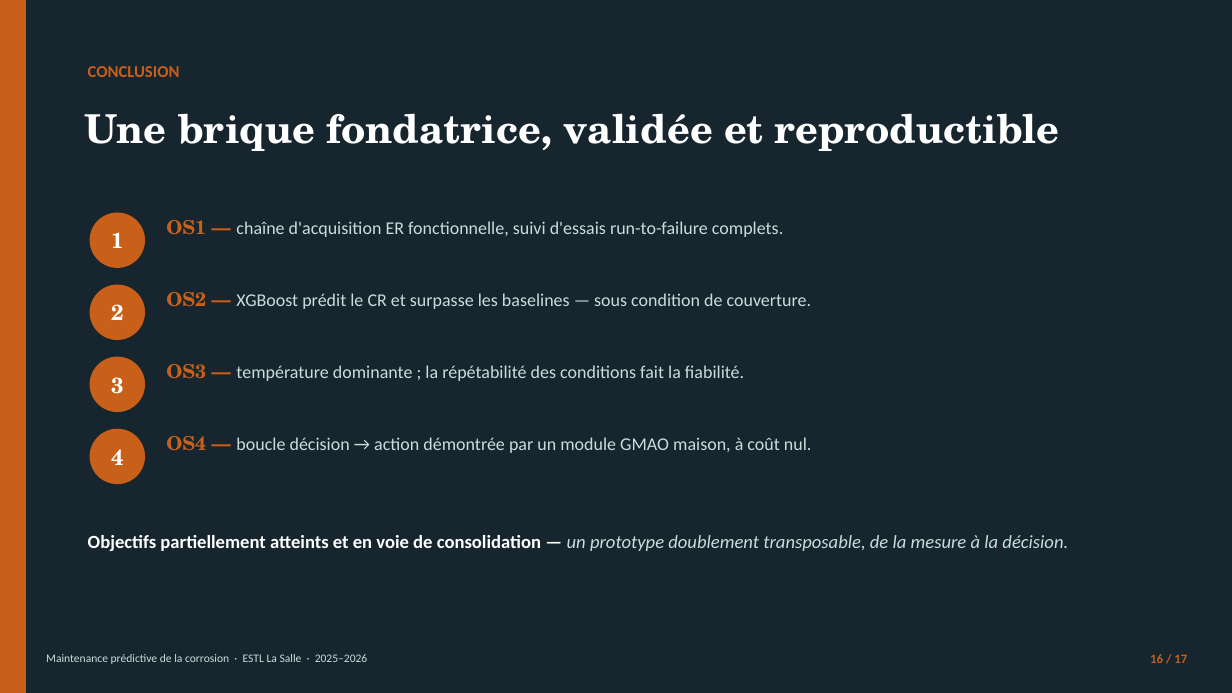
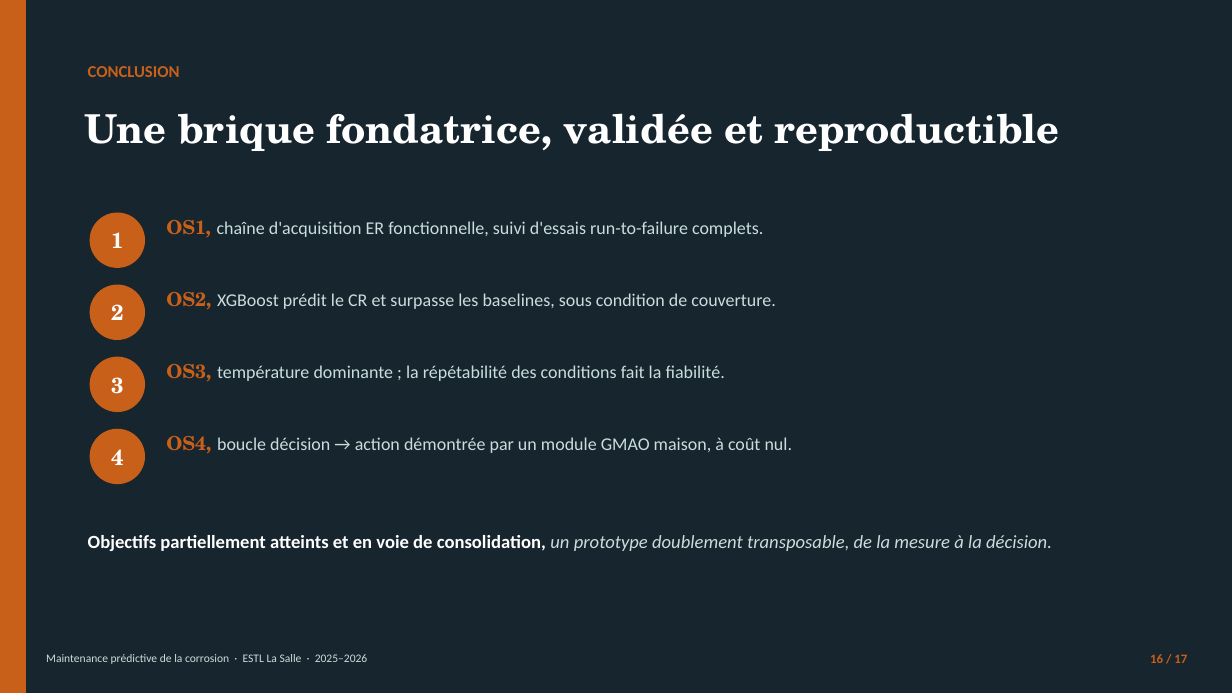
Before and after one commit to londola13/predictive-maintenance-corrosion, a slide deck: slide 16 of soutenance/Soutenance_Corrosion_BATOUMBI.pptx. Drawn at 1232x693 pixels with LibreOffice and Linux fonts; fonts in the diff are those of the drawing. Boxes give left, top, right and bottom in pixels: in the first picture for what was removed or moved away, otherwise in the second. Text is boxed around its words. In the diff, an @@ line names an element or a change of style, - is before the commit and + after.

```diff
--- a/soutenance/Soutenance_Corrosion_BATOUMBI.pptx
+++ b/soutenance/Soutenance_Corrosion_BATOUMBI.pptx
@@ text at (x1=166, y1=220, x2=763, y2=237): text changed @@
-OS1 — chaîne d'acquisition ER fonctionnelle, suivi d'essais run-to-failure complets.
+OS1, chaîne d'acquisition ER fonctionnelle, suivi d'essais run-to-failure complets.
@@ text at (x1=166, y1=292, x2=776, y2=310): text changed @@
-OS2 — XGBoost prédit le CR et surpasse les baselines — sous condition de couverture.
+OS2, XGBoost prédit le CR et surpasse les baselines, sous condition de couverture.
@@ text at (x1=166, y1=364, x2=725, y2=382): text changed @@
-OS3 — température dominante ; la répétabilité des conditions fait la fiabilité.
+OS3, température dominante ; la répétabilité des conditions fait la fiabilité.
@@ text at (x1=166, y1=436, x2=793, y2=454): text changed @@
-OS4 — boucle décision → action démontrée par un module GMAO maison, à coût nul.
+OS4, boucle décision → action démontrée par un module GMAO maison, à coût nul.
@@ text at (x1=88, y1=535, x2=1052, y2=551): text changed @@
-Objectifs partiellement atteints et en voie de consolidation — un prototype doublement transposable, de la mesure à la décision.
+Objectifs partiellement atteints et en voie de consolidation, un prototype doublement transposable, de la mesure à la décision.
```
Also in this commit, not shown: 11 other slides changed, 2 other files.
